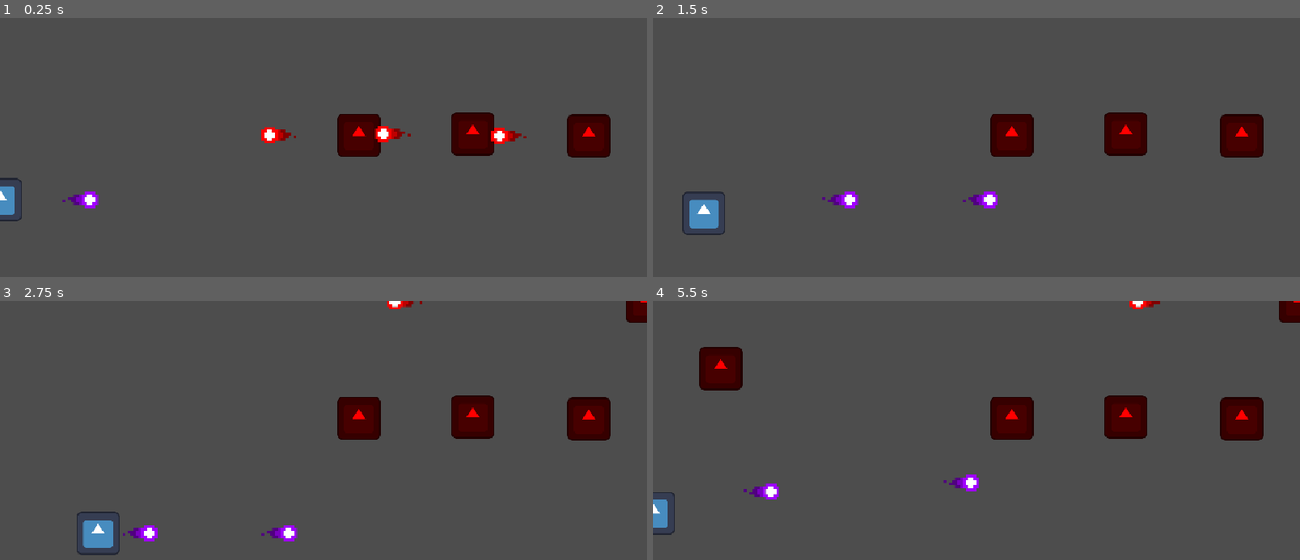
Above: before the commit, frames 1-4 (two rows, left to right).
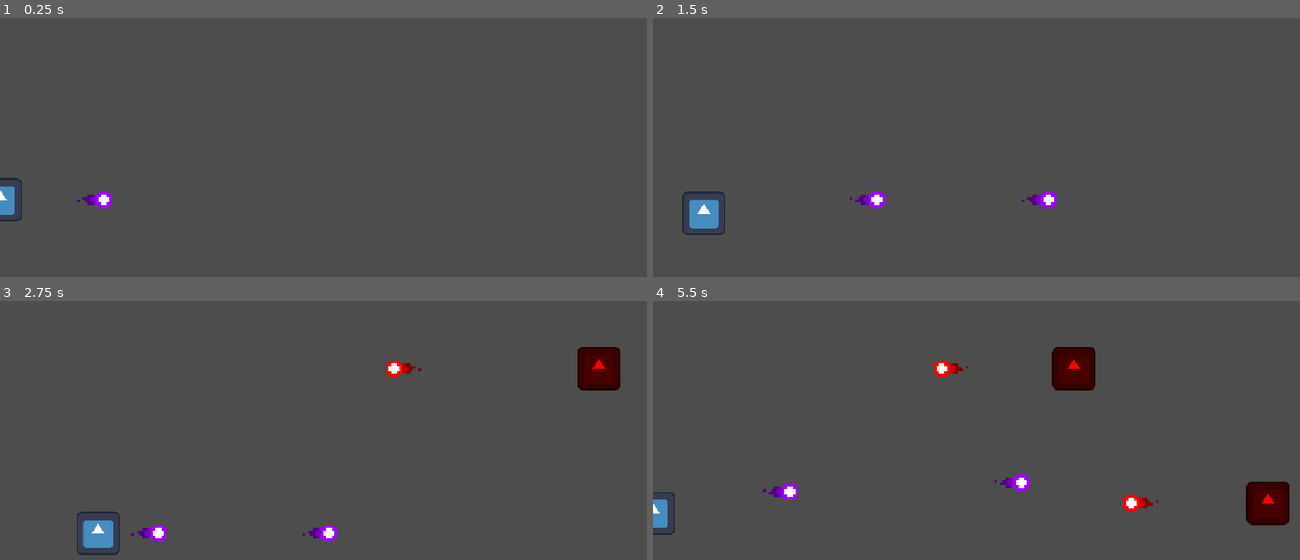
Above: after the commit, the same moments.

Repository: aomushi0710/shooting_game
Game: Godot game, scene res://stage.tscn
Same seed, same stepped clock (60 frames per second), same inputs: the game is played once before the commit and once after it. The project has no main scene, so this scene is started directly. The engine's default icon, where the game draws it, is replaced by a stand-in: a white triangle on a blue panel in a dark square.
Inputs:
- Up to frame 1 (0.25 s): no input
- Up to frame 2 (1.5 s): hold Right (move_right) 0.53-1.28 s; hold Down (move_down) from 1.28 s (still down)
- Up to frame 3 (2.75 s): release Down (move_down) at 2.03 s; hold Right (move_right) from 2.03 s (still down)
- Up to frame 4 (5.5 s): release Right (move_right) at 2.78 s; hold Up (move_up) 2.78-3.53 s; hold Left (move_left) 3.53-5.03 s; hold Down (move_down) from 5.03 s (still down)

The runs differ from the first frame. In frame 1, 4.2% of the frame differs, in the area x 9-95%, y 36-74%; in frame 2, 4.2%; in frame 3, 5.7%; in frame 4, 8.3%, in the area x 7-100%, y 0-87%.

Commit message:
Path2DとPathFollow2Dを用いて敵がステージを移動する仕組みを実装

Diff:
--- a/bullet/enemy/enemy_machinegun.tscn
+++ b/bullet/enemy/enemy_machinegun.tscn
@@ -10,4 +10,4 @@
 
 [node name="Color" parent="." index="1"]
 modulate = Color(1, 0, 0, 1)
-frame_progress = 0.815173
+frame_progress = 0.822024
--- a/character_base.gd
+++ b/character_base.gd
@@ -79,7 +79,7 @@
 	tween.tween_interval(shot.life_time)
 	tween.tween_callback(shot.queue_free)
 	shot.global_position = global_position
-	get_parent().add_child(shot)
+	get_tree().current_scene.bullets_node.add_child(shot)
 
 	await get_tree().create_timer(shot.fire_rate).timeout
 	can_shoot = true
--- /dev/null
+++ b/curve2d/straight.tres
@@ -0,0 +1,7 @@
+[gd_resource type="Curve2D" format=3 uid="uid://7b088e7agwfs"]
+
+[resource]
+_data = {
+"points": PackedVector2Array(0, 0, 0, 0, 0, 0, 0, 0, 0, 0, -960, 0)
+}
+point_count = 2
--- /dev/null
+++ b/curve2d_editor.tscn
@@ -0,0 +1,8 @@
+[gd_scene load_steps=2 format=3 uid="uid://cltotcsgpnas4"]
+
+[ext_resource type="Curve2D" uid="uid://7b088e7agwfs" path="res://curve2d/straight.tres" id="1_ydwsn"]
+
+[node name="Node2D" type="Node2D"]
+
+[node name="Path2D" type="Path2D" parent="."]
+curve = ExtResource("1_ydwsn")
--- a/player.tscn
+++ b/player.tscn
@@ -31,7 +31,7 @@
 script = ExtResource("4_sweqy")
 id = 1
 name = "damage"
-value = 19.0
+value = 10.0
 min_value = 0.0
 type = 2
 use_point = true
@@ -76,7 +76,7 @@
 script = ExtResource("4_sweqy")
 id = 4
 name = "bullet_speed"
-value = 50.0
+value = 59.0
 min_value = 0.0
 type = 2
 use_point = true
--- a/spawn_data.gd
+++ b/spawn_data.gd
@@ -4,3 +4,6 @@
 @export var time: float ## 出現までの秒数
 @export var enemy: PackedScene ## 敵シーン
 @export var position: Vector2 ## 登場位置
+
+@export var path: Curve2D ## 敵が進むルート
+@export var duration: float ## ルートの完走にかかる時間
--- a/stage.gd
+++ b/stage.gd
@@ -2,6 +2,7 @@
 
 @export var stage_data: StageData ## ステージの各種情報
 @export var enemies_node: Node2D ## 敵ノードを追加する親ノード
+@export var bullets_node: Node2D ## 弾ノードを追加する親ノード
 
 var current_time: float = 0.0 ## 現在の経過秒数
 var index: int = 0 ## 現在の[member StageData.spawn_data]配列のindex。
@@ -25,6 +26,33 @@
 		printerr("敵シーンが設定されていません！")
 		return
 
-	var enemy = data.enemy.instantiate()
-	enemy.global_position = data.position
-	enemies_node.add_child(enemy)
+	var enemy = data.enemy.instantiate() ## シーンから生成された敵ノード
+
+	# パスデータが存在しない場合は、指定された座標に出現だけさせて終了する。
+	if not data.path:
+		enemy.global_position = data.position
+		enemies_node.add_child(enemy)
+		return
+
+	## 敵ノードの通り道
+	var path_node = Path2D.new()
+	path_node.curve = data.path
+	path_node.global_position = data.position
+
+	## [param path_node]を通る土台
+	var follow_node = PathFollow2D.new()
+	follow_node.loop = false
+	follow_node.rotates = false
+
+	# 敵ノードをパス通りに動かすための親子関係を作る。
+	enemies_node.add_child(path_node)
+	path_node.add_child(follow_node)
+	follow_node.add_child(enemy)
+
+	# 敵ノードは[param follow_node]の子として追従するため、本体の位置は(0, 0)。
+	enemy.position = Vector2.ZERO
+
+	## 敵ノードが動くアニメーション
+	var tween = follow_node.create_tween()
+	tween.tween_property(follow_node, "progress_ratio", 1.0, data.duration)
+	tween.tween_callback(path_node.queue_free)
--- a/stage.tscn
+++ b/stage.tscn
@@ -1,23 +1,28 @@
-[gd_scene load_steps=9 format=3 uid="uid://drsktcmugrlg"]
+[gd_scene load_steps=10 format=3 uid="uid://drsktcmugrlg"]
 
 [ext_resource type="PackedScene" uid="uid://cytrdovuf5srs" path="res://player.tscn" id="1_6eo5e"]
 [ext_resource type="Script" uid="uid://cebktu8waj73s" path="res://stage.gd" id="1_rnkuw"]
 [ext_resource type="Script" uid="uid://y0ttg24ghwm0" path="res://stage/stage_data.gd" id="2_16g40"]
 [ext_resource type="PackedScene" uid="uid://byhlge6g4u1yx" path="res://enemy.tscn" id="2_aees8"]
 [ext_resource type="Script" uid="uid://bps4f8b5sbfhm" path="res://spawn_data.gd" id="3_vpggq"]
+[ext_resource type="Curve2D" uid="uid://7b088e7agwfs" path="res://curve2d/straight.tres" id="5_vpggq"]
 
 [sub_resource type="Resource" id="Resource_1edn8"]
 script = ExtResource("3_vpggq")
 time = 2.0
 enemy = ExtResource("2_aees8")
-position = Vector2(960, 0)
+position = Vector2(960, 100)
+path = ExtResource("5_vpggq")
+duration = 10.0
 metadata/_custom_type_script = "uid://bps4f8b5sbfhm"
 
 [sub_resource type="Resource" id="Resource_16g40"]
 script = ExtResource("3_vpggq")
 time = 5.0
 enemy = ExtResource("2_aees8")
-position = Vector2(100, 100)
+position = Vector2(960, 300)
+path = ExtResource("5_vpggq")
+duration = 10.0
 metadata/_custom_type_script = "uid://bps4f8b5sbfhm"
 
 [sub_resource type="Resource" id="Resource_vsjsl"]
@@ -26,24 +31,18 @@
 spawn_data = Array[ExtResource("3_vpggq")]([SubResource("Resource_1edn8"), SubResource("Resource_16g40")])
 metadata/_custom_type_script = "uid://y0ttg24ghwm0"
 
-[node name="Stage" type="Node2D" node_paths=PackedStringArray("enemies_node")]
+[node name="Stage" type="Node2D" node_paths=PackedStringArray("enemies_node", "bullets_node")]
 script = ExtResource("1_rnkuw")
 stage_data = SubResource("Resource_vsjsl")
 enemies_node = NodePath("Enemies")
+bullets_node = NodePath("Bullets")
 
 [node name="Player" parent="." instance=ExtResource("1_6eo5e")]
 position = Vector2(0, 270)
-
-[node name="Enemy" parent="." instance=ExtResource("2_aees8")]
-position = Vector2(532, 174)
-
-[node name="Enemy2" parent="." instance=ExtResource("2_aees8")]
-position = Vector2(701, 172)
-
-[node name="Enemy3" parent="." instance=ExtResource("2_aees8")]
-position = Vector2(873, 175)
 
 [node name="Camera2D" type="Camera2D" parent="."]
 position = Vector2(480, 270)
 
 [node name="Enemies" type="Node2D" parent="."]
+
+[node name="Bullets" type="Node2D" parent="."]
